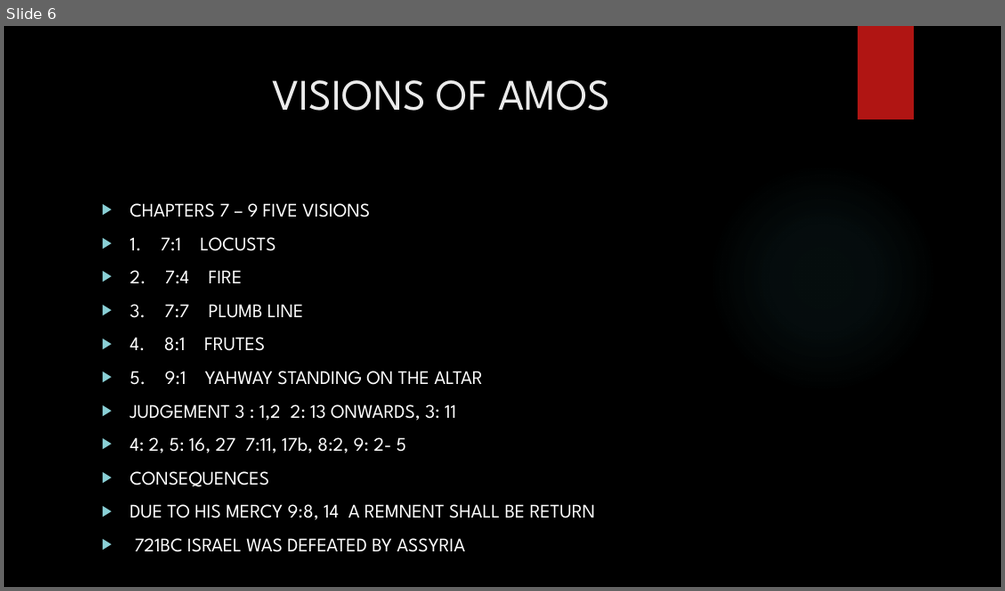
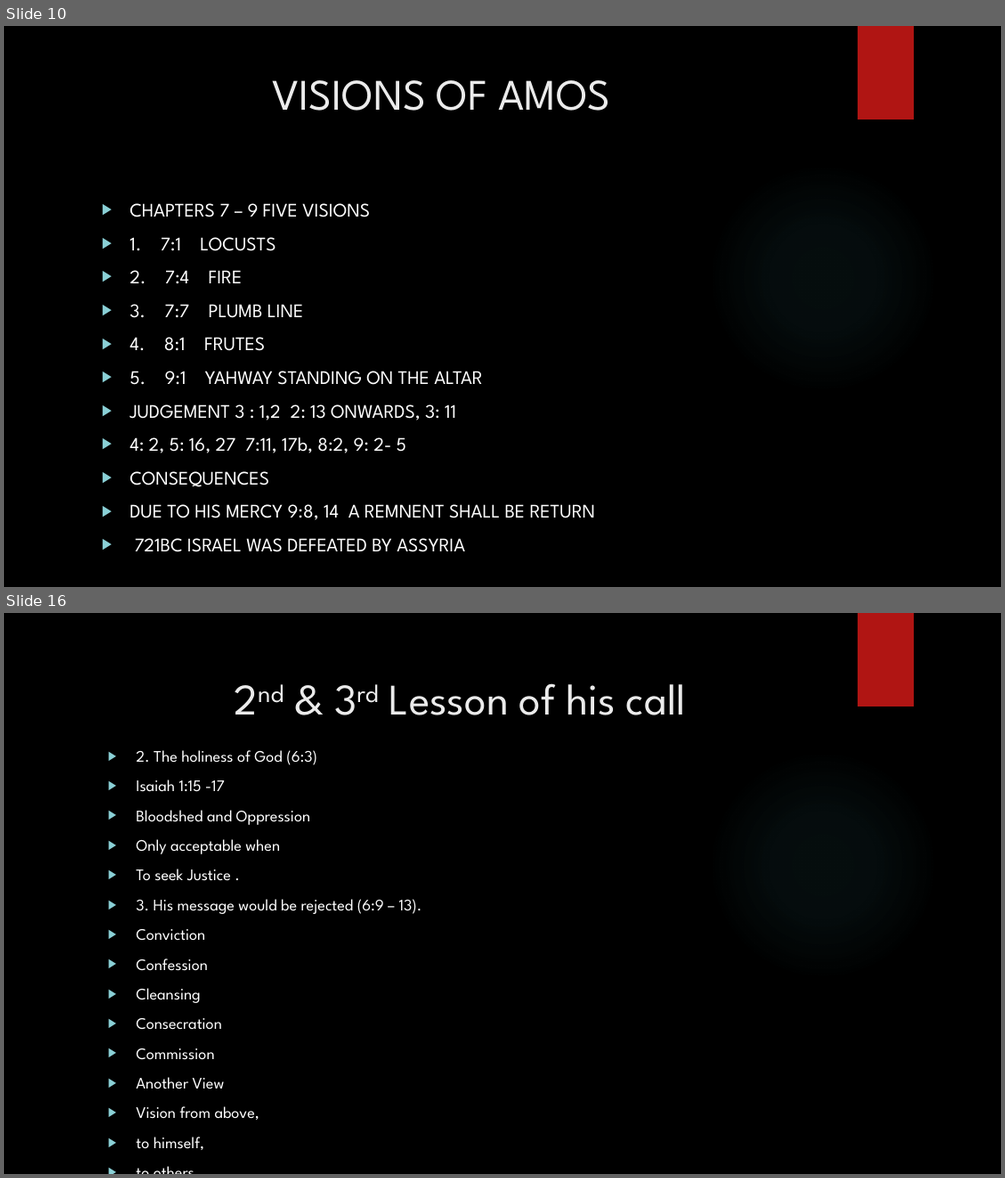
Before and after one commit to Seffin/Daddy-File, a slide deck: ZBC/THE PROPHETS.pptx. Shown one above the other, each under a label of ours: slide 6 before the commit, slides 10 and 16 after it; the slides between them are not shown. The pictures are 1005x591 and 1005x1178 pixels, drawn with LibreOffice and Linux fonts; fonts in the diff are those of the drawing; background and template pictures are left out. Boxes give left, top, right and bottom in pixels: in the first picture for what was removed or moved away, otherwise in the second. Text is boxed around its words. In the diff, an @@ line names an element or a change of style, - is before the commit and + after.

Commit message:
Update presentations, remove unused message files, and add Psalms test files

```diff
--- a/ZBC/THE PROPHETS.pptx
+++ b/ZBC/THE PROPHETS.pptx
@@ slide 16 added at <box>4,613,1001,1174</box>, background picture (left out); not listed: 2 template elements that a slide beside it also shows @@
@@ title added at <box>389,683,686,715</box>, 42 pt, text #EBEBEB @@
+2nd & 3rd Lesson of his call
@@ text added at <box>136,750,422,1150</box>, 15.5 pt, text #FFFFFF @@
+▶ 2. The holiness of God (6:3)
+▶ Isaiah 1:15 -17
+▶ Bloodshed and Oppression
+▶ Only acceptable when
+▶ To seek Justice .
+▶ 3. His message would be rejected (6:9 – 13).
+▶ Conviction
+▶ Confession
+▶ Cleansing
+▶ Consecration
+▶ Commission
+▶ Another View
+▶ Vision from above,
+▶ to himself,
+▶ to others
@@ what was slide 6 is now slide 10 @@
```
Also in this commit, not shown: 3 slides changed, 16 other slides added, 15 other files.
